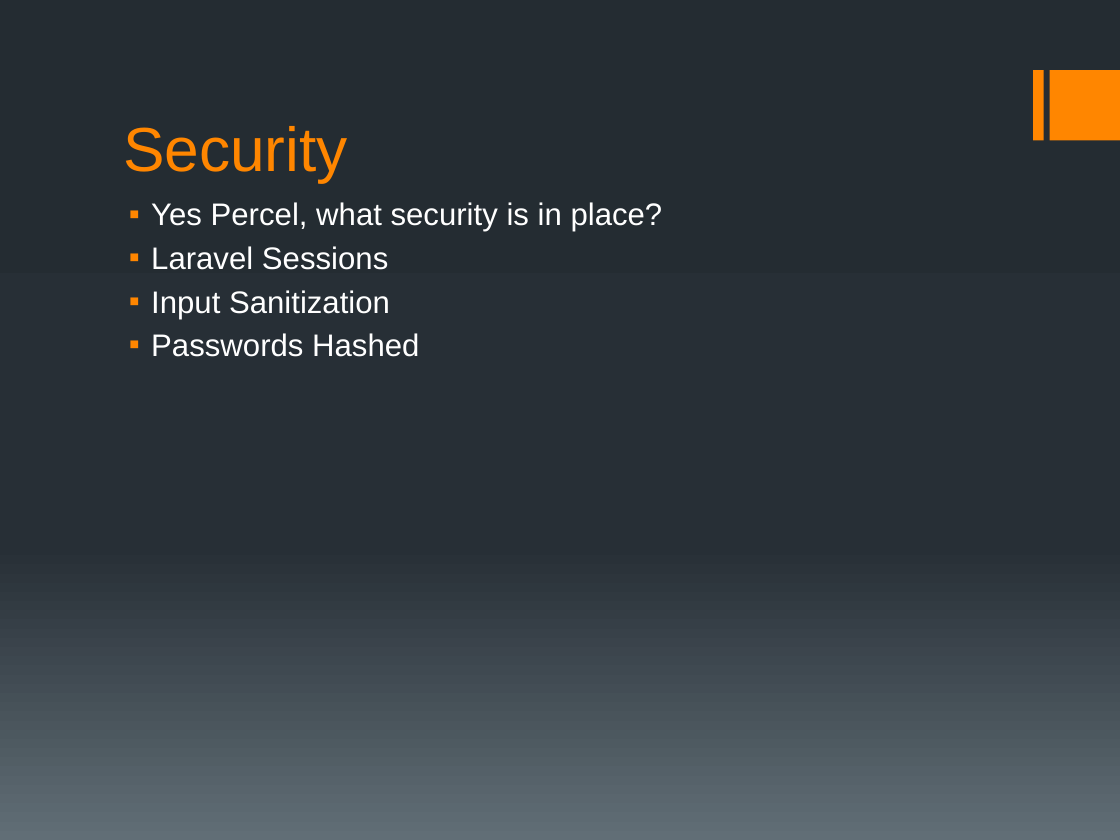
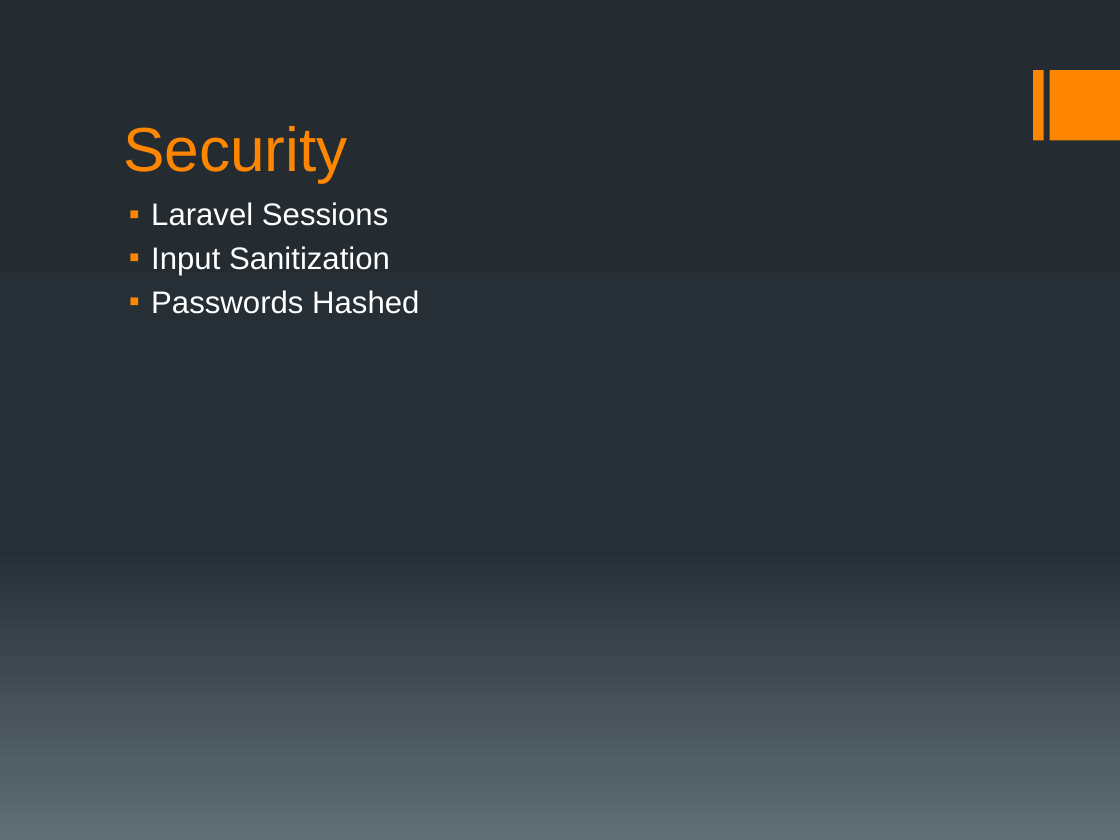
Before and after one commit to Saurutobi/Team3.14, a slide deck: slide 31 of Docs/Presentation/SeniorDesignPresentation.pptx (slide 18 before the commit). Drawn at 1120x840 pixels with LibreOffice and Linux fonts; fonts in the diff are those of the drawing. Boxes give left, top, right and bottom in pixels: in the first picture for what was removed or moved away, otherwise in the second. Text is boxed around its words. In the diff, an @@ line names an element or a change of style, - is before the commit and + after.

```diff
--- a/Docs/Presentation/SeniorDesignPresentation.pptx
+++ b/Docs/Presentation/SeniorDesignPresentation.pptx
@@ text at [151,202,663,232]: paragraph removed @@
-▪ Yes Percel, what security is in place?
```
Also in this commit, not shown: 5 other slides changed, 19 slides added, 3 slides removed.
